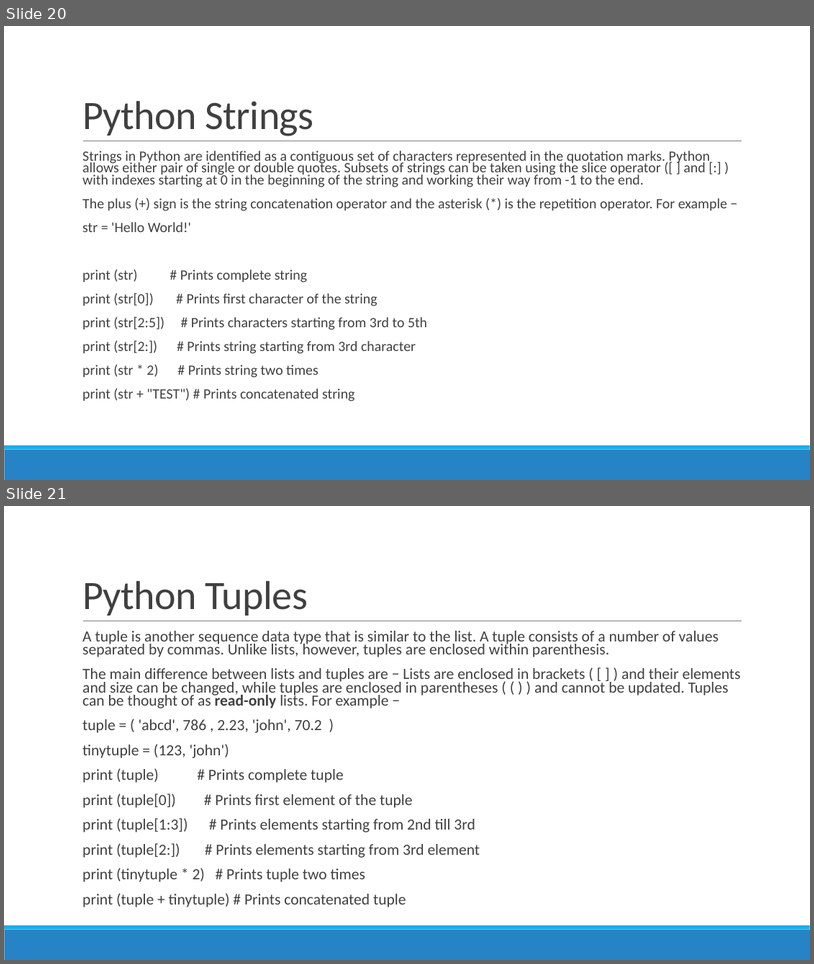
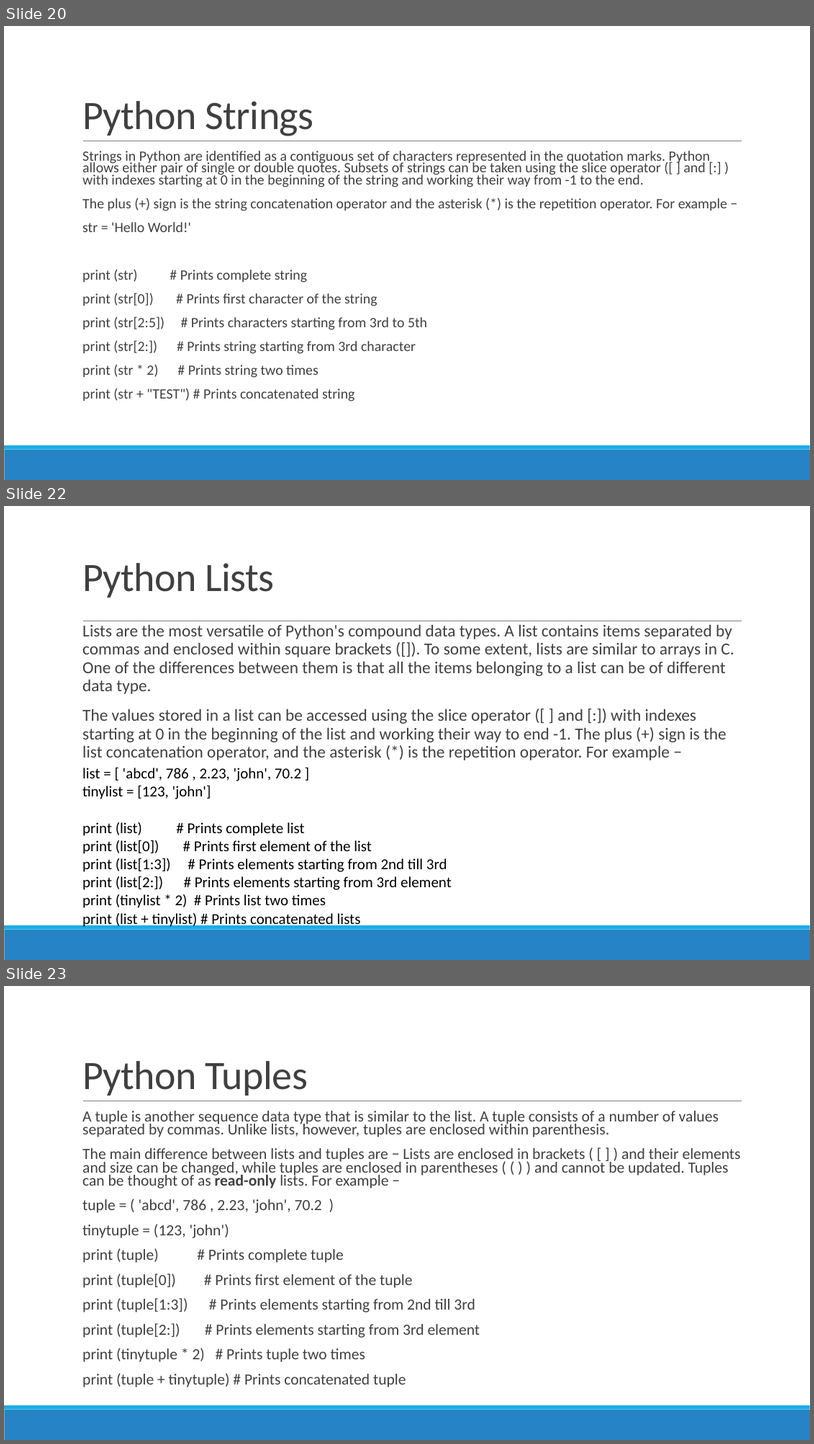
Before and after one commit to siddharth1k/Building-Web-Applications-with-Python, a slide deck: Session5 -Python.pptx. Shown one above the other, each under a label of ours: slides 20 and 21 before the commit, slides 20, 22 and 23 after it; the slides between them are not shown. The pictures are 814x964 and 814x1444 pixels, drawn with LibreOffice and Linux fonts; fonts in the diff are those of the drawing. Boxes give left, top, right and bottom in pixels: in the first picture for what was removed or moved away, otherwise in the second. Text is boxed around its words. In the diff, an @@ line names an element or a change of style, - is before the commit and + after.

```diff
--- a/Session5 -Python.pptx
+++ b/Session5 -Python.pptx
@@ slide 22 added at (4, 506, 810, 960), background #FFFFFF; not listed: 3 template elements that a slide beside it also shows @@
@@ title added at (82, 563, 275, 597), 48 pt, text #404040 @@
+Python Lists
@@ text added at (82, 625, 734, 760), 20 pt, text #404040 @@
+  Lists are the most versatile of Python's compound data types. A list contains items separated by commas and enclosed within square brackets ([]). To some extent, lists are similar to arrays in C. One of the differences between them is that all the items belonging to a list can be of different data type.
+  The values stored in a list can be accessed using the slice operator ([ ] and [:]) with indexes starting at 0 in the beginning of the list and working their way to end -1. The plus (+) sign is the list concatenation operator, and the asterisk (*) is the repetition operator. For example −
@@ text added at (82, 767, 452, 928), 18 pt, text #000000 @@
+list = [ 'abcd', 786 , 2.23, 'john', 70.2 ]
+tinylist = [123, 'john']
+print (list) # Prints complete list
+print (list[0]) # Prints first element of the list
+print (list[1:3]) # Prints elements starting from 2nd till 3rd
+print (list[2:]) # Prints elements starting from 3rd element
+print (tinylist * 2) # Prints list two times
+print (list + tinylist) # Prints concatenated lists
@@ what was slide 21 is now slide 23 @@
```
Also in this commit, not shown: 15 other slides added.
